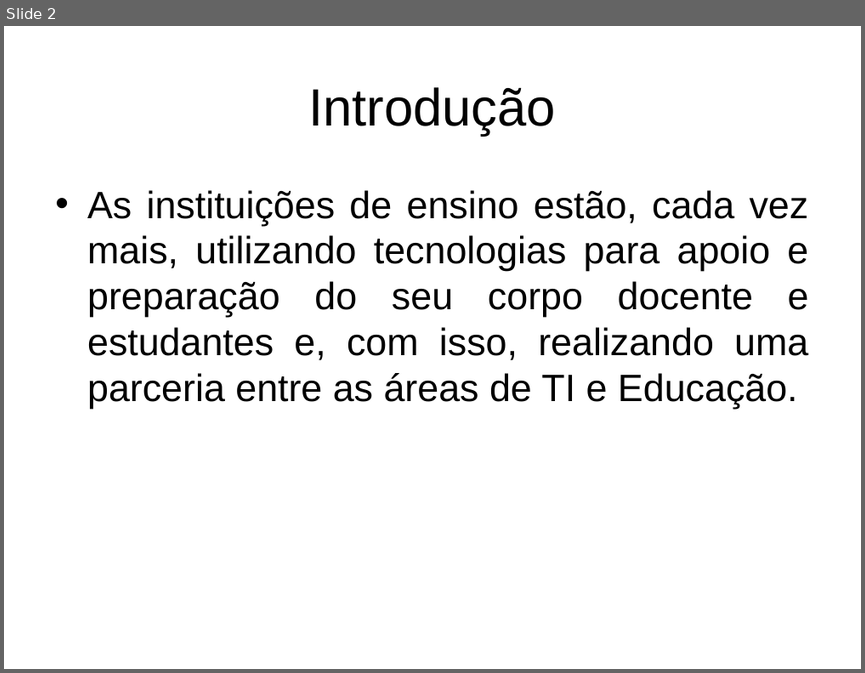
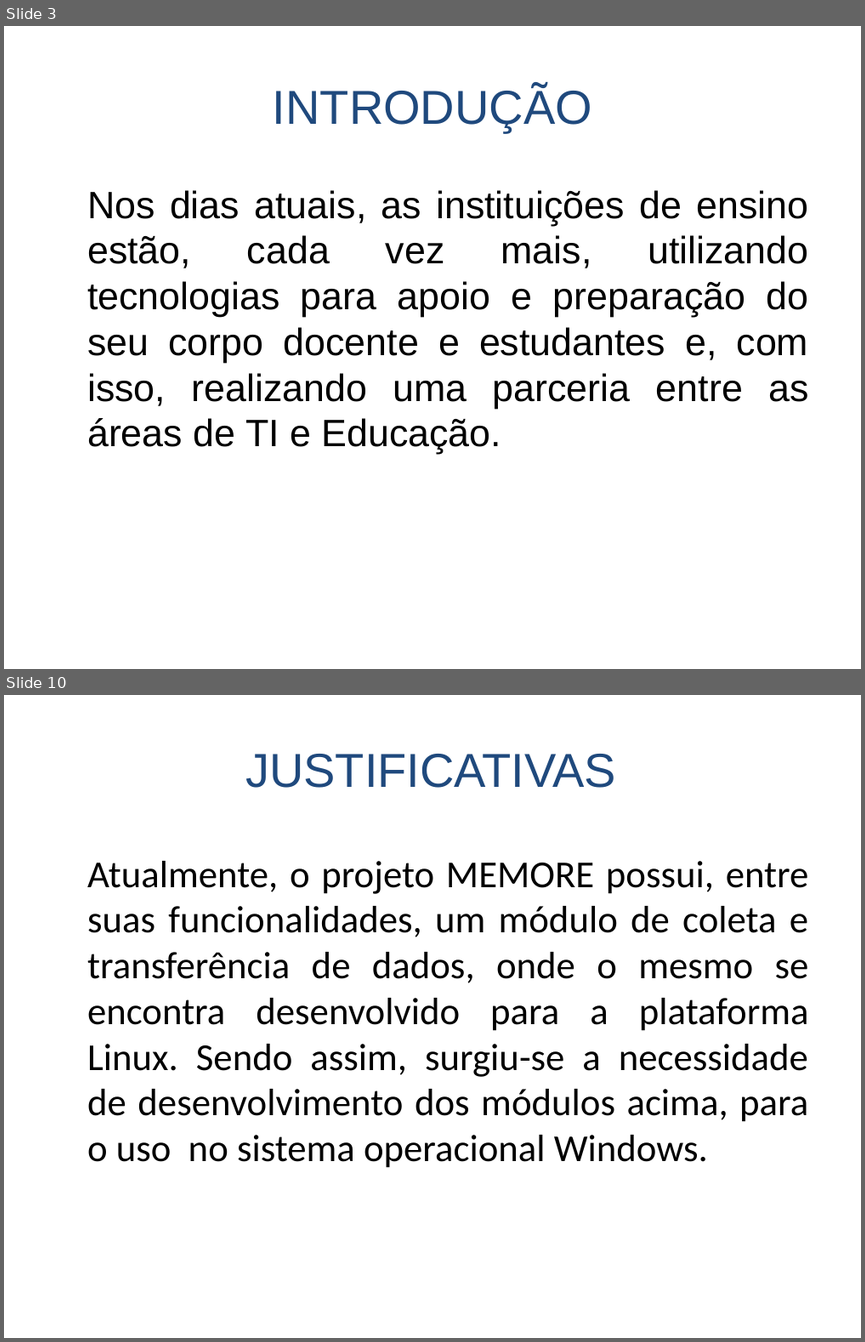
Before and after one commit to Fabricioultrasoft/tcc-fij, a slide deck: Apresentação TCC.ppt. Shown one above the other, each under a label of ours: slide 2 before the commit, slides 3 and 10 after it; the slides between them are not shown. The pictures are 865x673 and 865x1342 pixels, drawn with LibreOffice and Linux fonts; fonts in the diff are those of the drawing. Boxes give left, top, right and bottom in pixels: in the first picture for what was removed or moved away, otherwise in the second. Text is boxed around its words. In the diff, an @@ line names an element or a change of style, - is before the commit and + after.

```diff
--- a/Apresentação TCC.ppt
+++ b/Apresentação TCC.ppt
@@ slide 10 added at (4, 695, 861, 1338), background #FFFFFF @@
@@ title added at (245, 754, 616, 788), 40 pt, text #1F497D @@
+JUSTIFICATIVAS
@@ text added at (87, 861, 809, 1168), 32 pt, text #000000 @@
+Atualmente, o projeto MEMORE possui, entre suas funcionalidades, um módulo de coleta e transferência de dados, onde o mesmo se encontra desenvolvido para a plataforma Linux. Sendo assim, surgiu-se a necessidade de desenvolvimento dos módulos acima, para o uso no sistema operacional Windows.
@@ what was slide 2 is now slide 3 @@
@@ slide 3 changed as well @@
@@ title at (273, 86, 592, 132): text changed; size 44 to 40 pt; text colour #000000 to #1F497D @@
-Introdução
+INTRODUÇÃO
@@ text at (87, 190, 809, 454): text changed @@
-• As instituições de ensino estão, cada vez mais, utilizando tecnologias para apoio e preparação do seu corpo docente e estudantes e, com isso, realizando uma parceria entre as áreas de TI e Educação.
+Nos dias atuais, as instituições de ensino estão, cada vez mais, utilizando tecnologias para apoio e preparação do seu corpo docente e estudantes e, com isso, realizando uma parceria entre as áreas de TI e Educação.
```
Also in this commit, not shown: 5 other slides changed, 13 other slides added.
